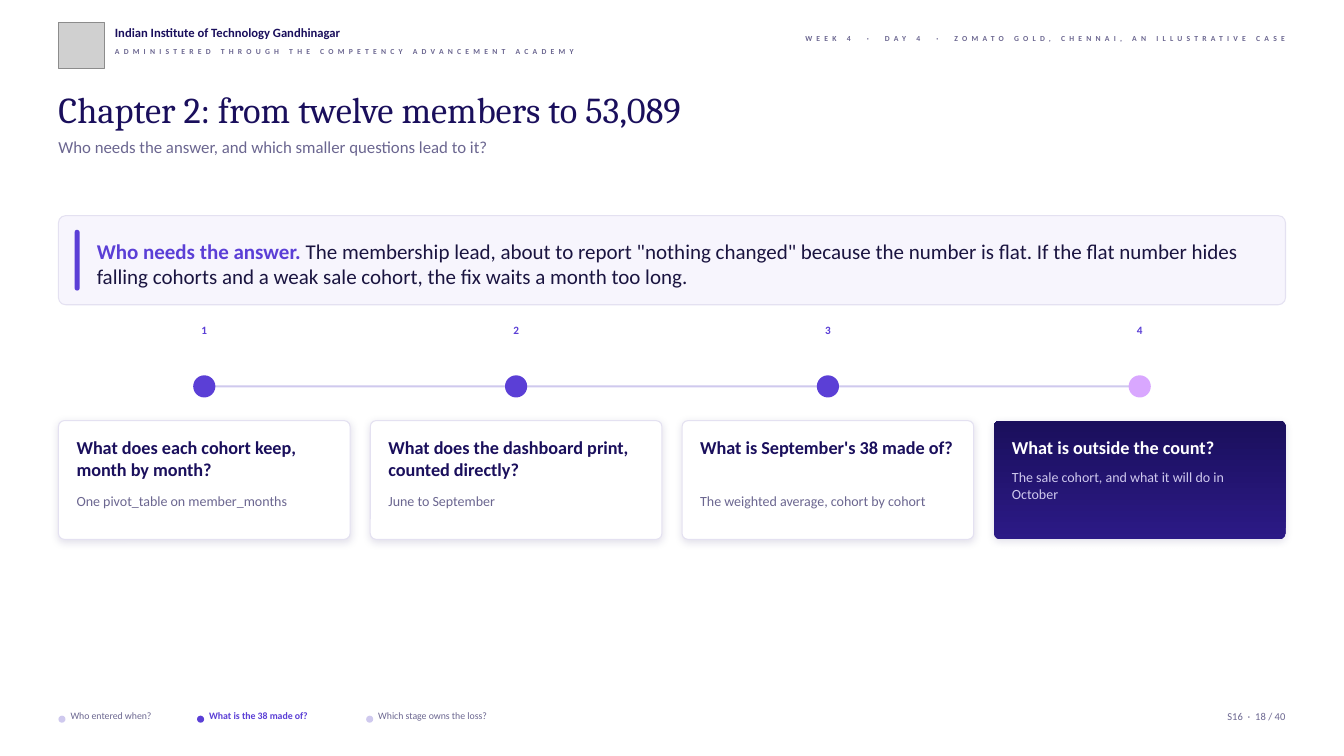
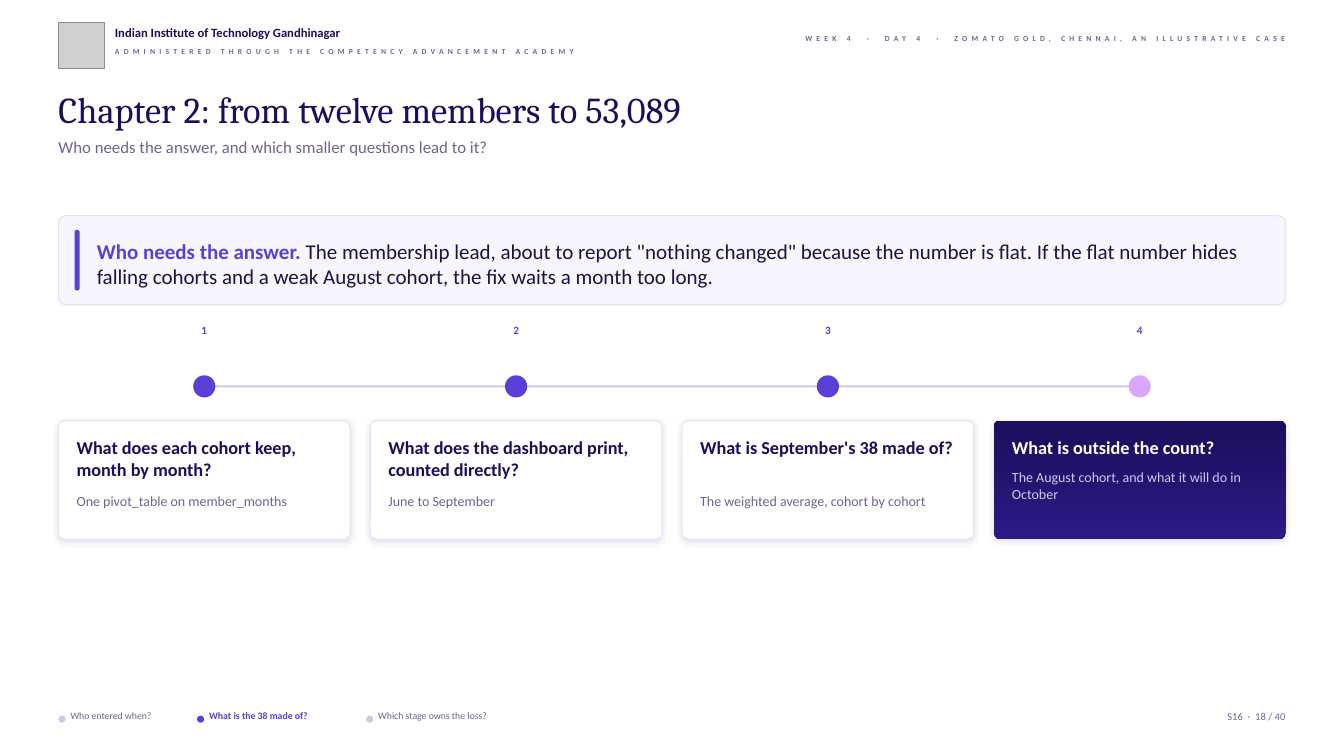
Before and after one commit to fde-academy-lab/c2-content-factory, a slide deck: slide 18 of content/W04/D4/slides/C2_W04_D04_half1_STUDENT.pptx. Drawn at 1344x756 pixels with LibreOffice and Linux fonts; fonts in the diff are those of the drawing; grey boxes stand for pictures; background and template pictures are left out. Boxes give left, top, right and bottom in pixels: in the first picture for what was removed or moved away, otherwise in the second. Text is boxed around its words. In the diff, an @@ line names an element or a change of style, - is before the commit and + after.

```diff
--- a/content/W04/D4/slides/C2_W04_D04_half1_STUDENT.pptx
+++ b/content/W04/D4/slides/C2_W04_D04_half1_STUDENT.pptx
@@ text at box(97, 244, 1238, 288): text changed @@
-Who needs the answer. The membership lead, about to report "nothing changed" because the number is flat. If the flat number hides falling cohorts and a weak sale cohort, the fix waits a month too long.
+Who needs the answer. The membership lead, about to report "nothing changed" because the number is flat. If the flat number hides falling cohorts and a weak August cohort, the fix waits a month too long.
@@ text at box(1012, 472, 1241, 499): text changed @@
-The sale cohort, and what it will do in October
+The August cohort, and what it will do in October
```
Also in this commit, not shown: 6 other slides changed, 36 other files.
